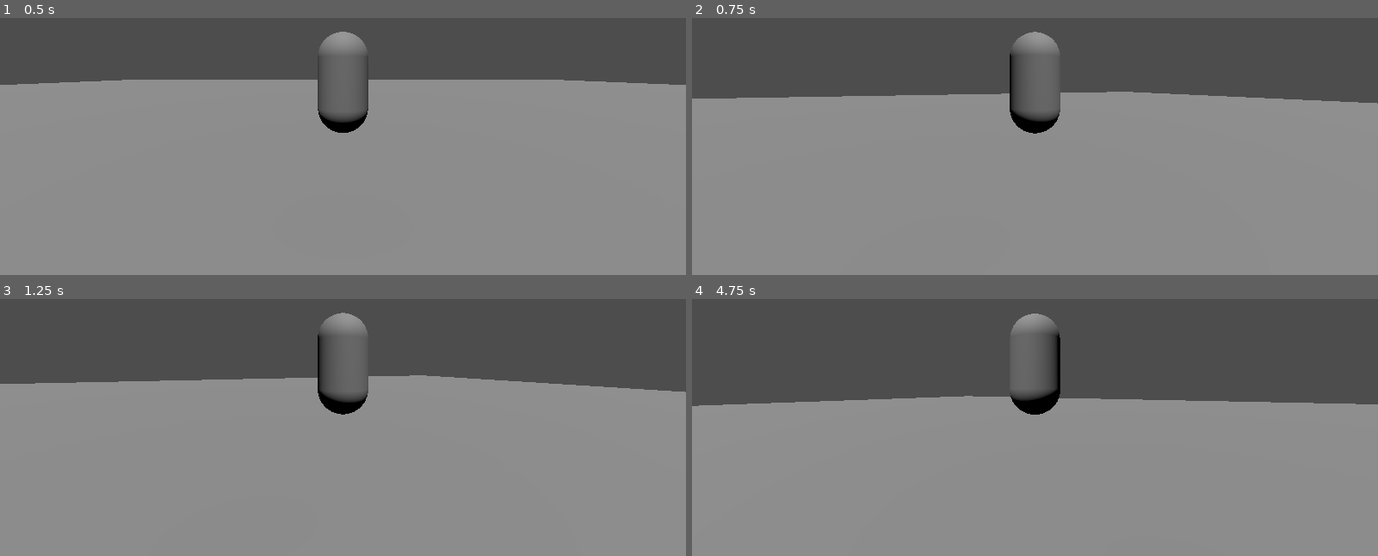
Above: before the commit, frames 1-4 (two rows, left to right).
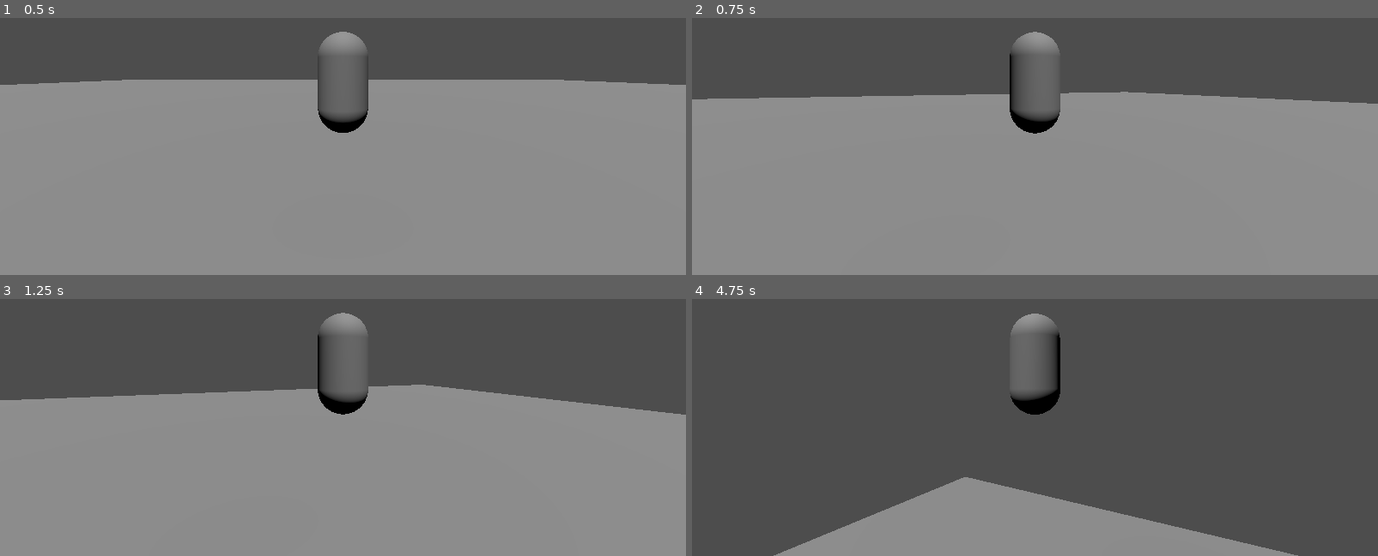
Above: after the commit, the same moments.

Repository: Al1002/hackTuesX
Game: Godot game, scene res://main.tscn
Two runs of this game, one before a commit and one after it. Both use one fixed random seed, a clock stepped at 60 frames per second and the inputs below.
Inputs (mouse positions are in pixels of both pictures, inside the frame that each line leads up to):
- Up to frame 1 (0.5 s): no input
- Up to frame 2 (0.75 s): tap Enter at 0.5 s; move the mouse to (1185, 64) at 0.52 s; hold Right (ui_right) from 0.53 s (still down); tap Space (jump) at 0.6 s
- Up to frame 3 (1.25 s): keep holding Right (ui_right); tap Space (jump) at 0.77, 1.07 s
- Up to frame 4 (4.75 s): move the mouse to (897, 383) at 1.27 s; release Right (ui_right) at 1.28 s; hold Down (ui_down) 1.28-2.03 s; tap Space (jump) at 1.35, 1.52, 1.82, 2.1, 2.85, 3.02, 3.32, 3.6, 3.77, 4.07, 4.35, 4.52 s; move the mouse to (outside the picture) at 2.02 s; hold Right (ui_right) 2.03-2.78 s; move the mouse to (1000, 440) at 2.77 s; hold Up (ui_up) 2.78-3.53 s; move the mouse to (1240, 422) at 3.52 s; hold Left (ui_left) from 3.53 s (still down); move the mouse to (829, 306) at 4.27 s

Frame 1 is identical in both runs. In frame 2, 0.1% of the frame differs, in the area x 0-100%, y 28-34%; in frame 3, 5.2%; in frame 4, 48%, in the area x 0-100%, y 37-100%.

Commit message:
Hide mouse, inf jump

Diff:
--- a/character_body.gd
+++ b/character_body.gd
@@ -9,6 +9,9 @@
 
 @onready var spring_arm = $SpringArm3D
 @export var mouse_sensitivity = 0.0015
+
+func _ready():
+	Input.set_mouse_mode(Input.MOUSE_MODE_HIDDEN)
 
 func _unhandled_input(event):
 	if event is InputEventMouseMotion:
@@ -22,7 +25,7 @@
 		velocity.y -= gravity * delta
 
 	# Handle Jump.
-	if Input.is_action_just_pressed("jump") and is_on_floor():
+	if Input.is_action_just_pressed("jump"):
 		velocity.y = JUMP_VELOCITY
 
 	# Get the input direction and handle the movement/deceleration.
--- a/project.godot
+++ b/project.godot
@@ -74,3 +74,7 @@
 "events": [Object(InputEventKey,"resource_local_to_scene":false,"resource_name":"","device":-1,"window_id":0,"alt_pressed":false,"shift_pressed":false,"ctrl_pressed":false,"meta_pressed":false,"pressed":false,"keycode":0,"physical_keycode":32,"key_label":0,"unicode":32,"echo":false,"script":null)
 ]
 }
+
+[physics]
+
+3d/default_gravity=5.0
